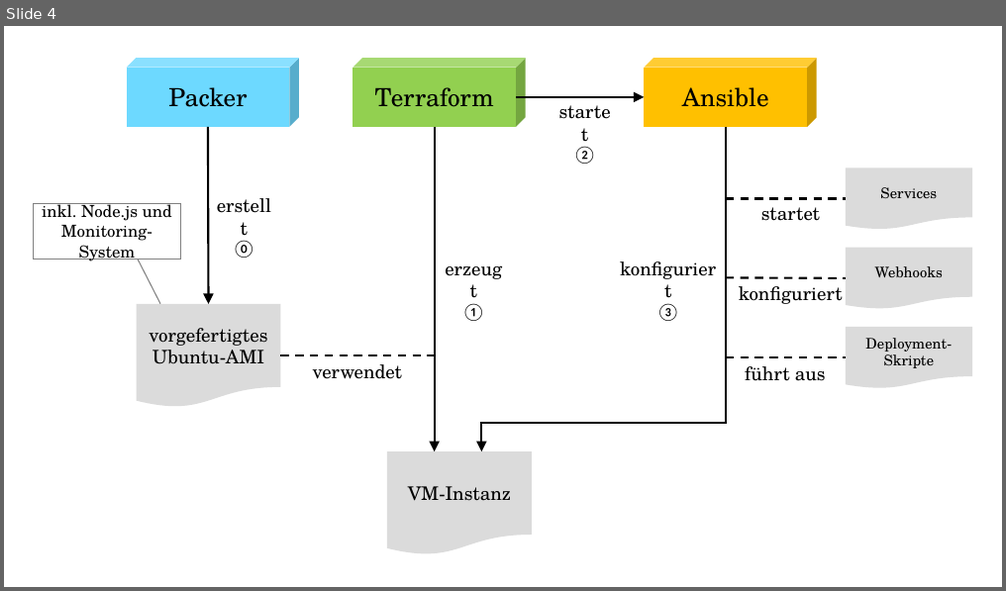
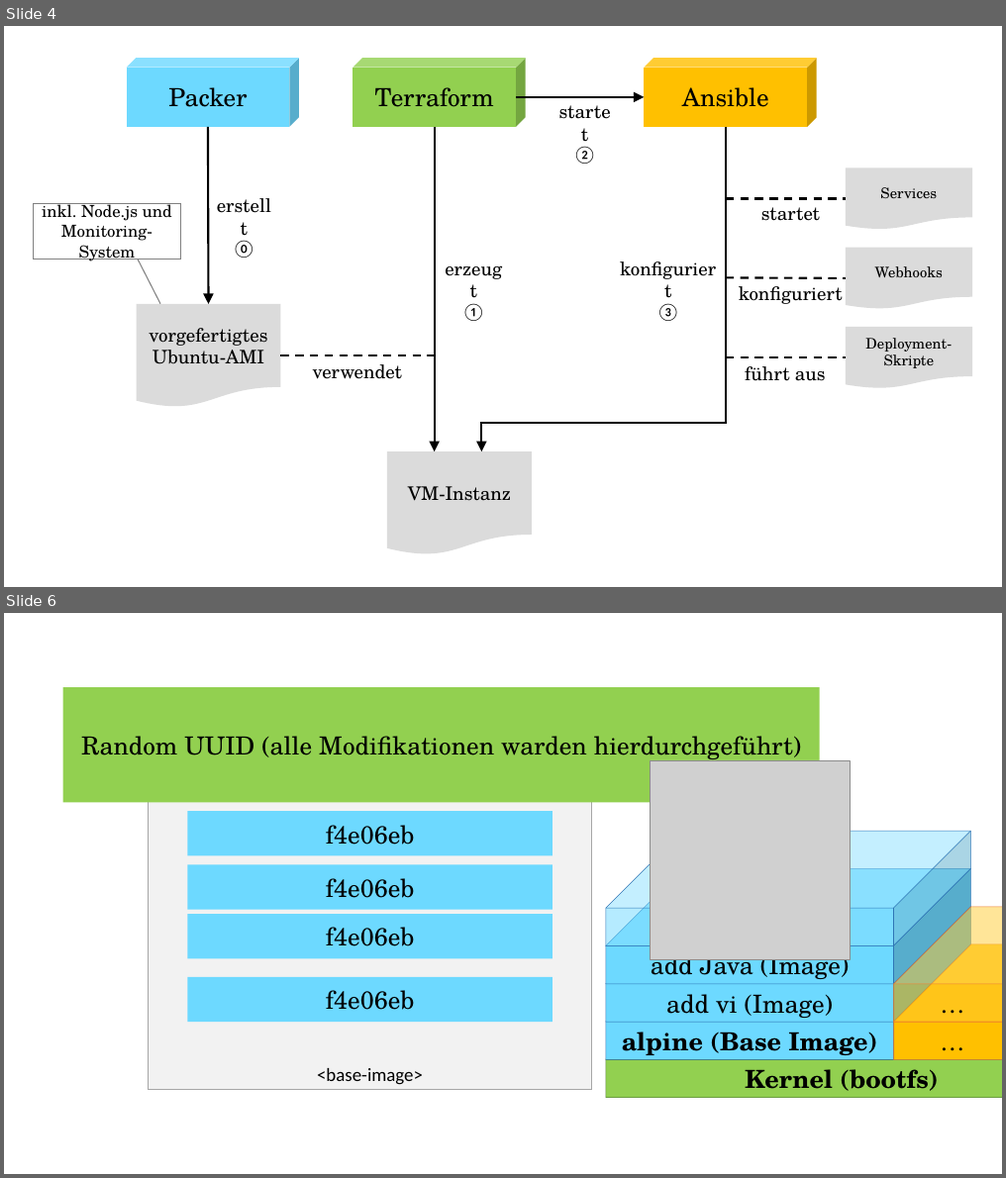
Before and after one commit to bemayr/sebsc-ba, a slide deck: images/graphics.pptx. Shown one above the other, each under a label of ours: slide 4 before the commit, slides 4 and 6 after it; the slides between them are not shown. The pictures are 1006x591 and 1006x1178 pixels, drawn with LibreOffice and Linux fonts; fonts in the diff are those of the drawing; grey boxes stand for pictures. Boxes give left, top, right and bottom in pixels: in the first picture for what was removed or moved away, otherwise in the second. Text is boxed around its words. In the diff, an @@ line names an element or a change of style, - is before the commit and + after.

```diff
--- a/images/graphics.pptx
+++ b/images/graphics.pptx
@@ slide 6 added at [4,613,1002,1174], background #FFFFFF @@
@@ rectangle added at [63,687,820,802], fill #92D050, 24 pt, text #000000 @@
+Random UUID (alle Modifikationen warden hierdurchgeführt)
@@ picture added at [650,761,849,960] @@
@@ rectangle added at [148,761,592,1089], fill #F2F2F2, outline #A6A6A6 1 pt, 18 pt, text #000000 @@
+<base-image>
@@ rectangle added at [187,811,552,857], fill #6DD9FF, 24 pt, text #000000 @@
+f4e06eb
@@ rectangle added at [187,865,552,910], fill #6DD9FF, 24 pt, text #000000 @@
+f4e06eb
@@ group added at [606,831,1002,1098]: 7 cubes @@
+Kernel (bootfs)
+alpine (Base Image)
+add vi (Image)
+add Java (Image)
+writable FS (Container)
+…
+…
@@ rectangle added at [187,914,552,959], fill #6DD9FF, 24 pt, text #000000 @@
+f4e06eb
@@ rectangle added at [187,977,552,1023], fill #6DD9FF, 24 pt, text #000000 @@
+f4e06eb
```
Also in this commit, not shown: 1 other slide added, 7 other files.
